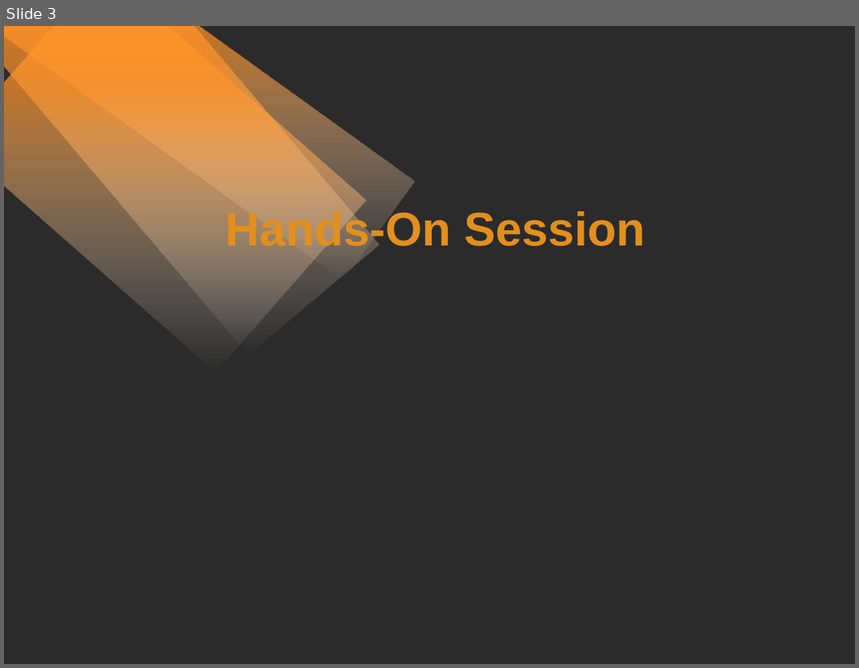
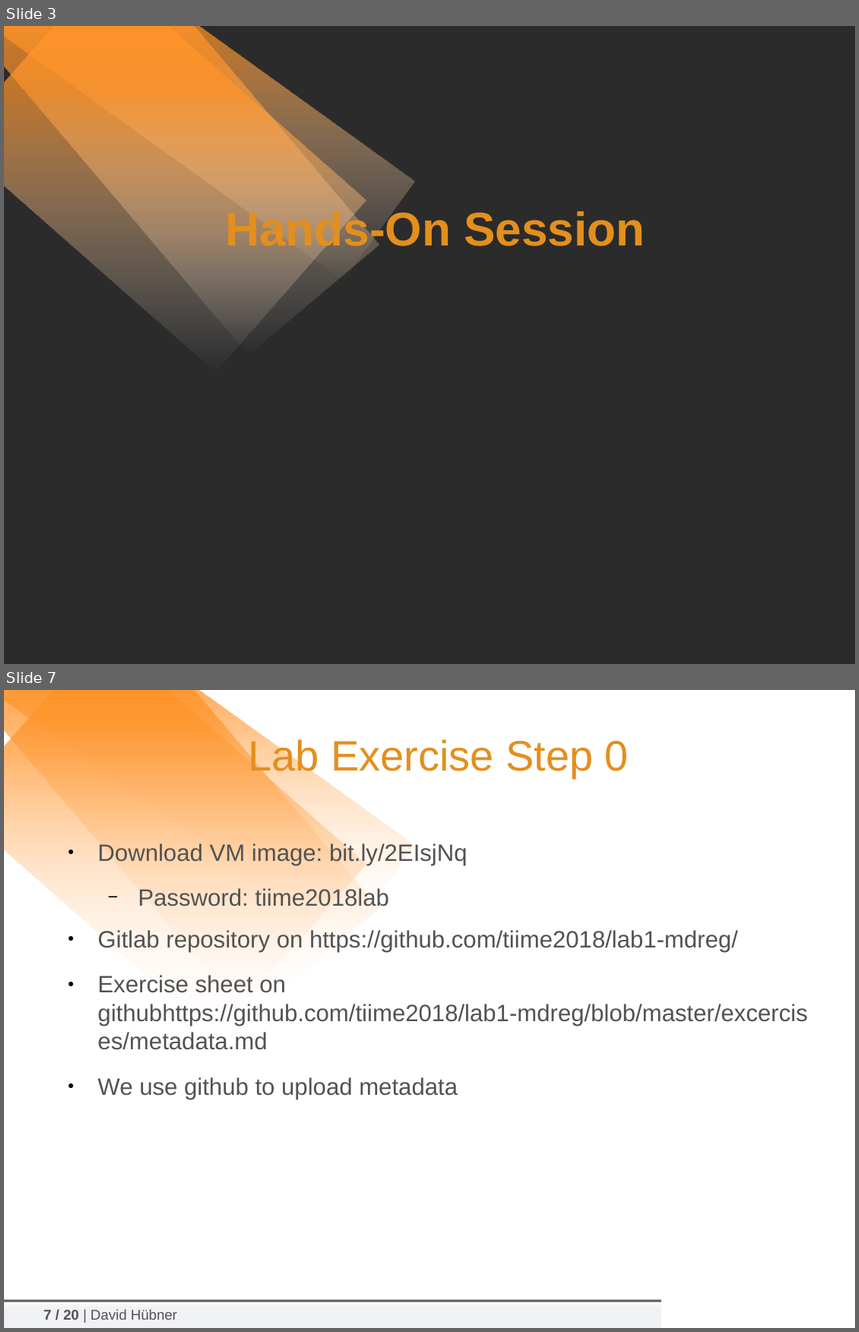
Before and after one commit to tiime2018/lab1, a slide deck: slides/2018-02-06_TIIME-Shibboleth-07-Hands-On.odp. Shown one above the other, each under a label of ours: slide 3 before the commit, slides 3 and 7 after it; the slides between them are not shown. The pictures are 859x668 and 859x1332 pixels, drawn with LibreOffice and Linux fonts; fonts in the diff are those of the drawing; background and template pictures are left out; a plain dark background stands for a picture behind light text. Boxes give left, top, right and bottom in pixels: in the first picture for what was removed or moved away, otherwise in the second. Text is boxed around its words. In the diff, an @@ line names an element or a change of style, - is before the commit and + after.

```diff
--- a/slides/2018-02-06_TIIME-Shibboleth-07-Hands-On.odp
+++ b/slides/2018-02-06_TIIME-Shibboleth-07-Hands-On.odp
@@ slide 7 added at [4,690,855,1328], background #FFFFFF; not listed: 3 template elements that a slide beside it also shows @@
@@ title added at [248,737,629,778], 36 pt, text #E38F1E @@
+Lab Exercise Step 0
@@ text added at [97,842,807,1100], 20 pt, text #525252 @@
+● Download VM image: bit.ly/2EIsjNq
+  − Password: tiime2018lab
+● Gitlab repository on https://github.com/tiime2018/lab1-mdreg/
+● Exercise sheet on githubhttps://github.com/tiime2018/lab1-mdreg/blob/master/excercises/metadata.md
+● We use github to upload metadata
@@ rectangle added at [4,1300,661,1303], fill gradient #666666 @@
@@ rectangle added at [4,1302,661,1328], fill gradient #F1F2F5 @@
@@ rectangle added at [5,1303,59,1328], fill #FFFFFF, outline #FFFFFF 2.83 pt @@
@@ text added at [44,1309,177,1320], 12 pt, text #525252 @@
+7 / 20 | David Hübner
```
Also in this commit, not shown: 16 slides changed, 1 other file.
